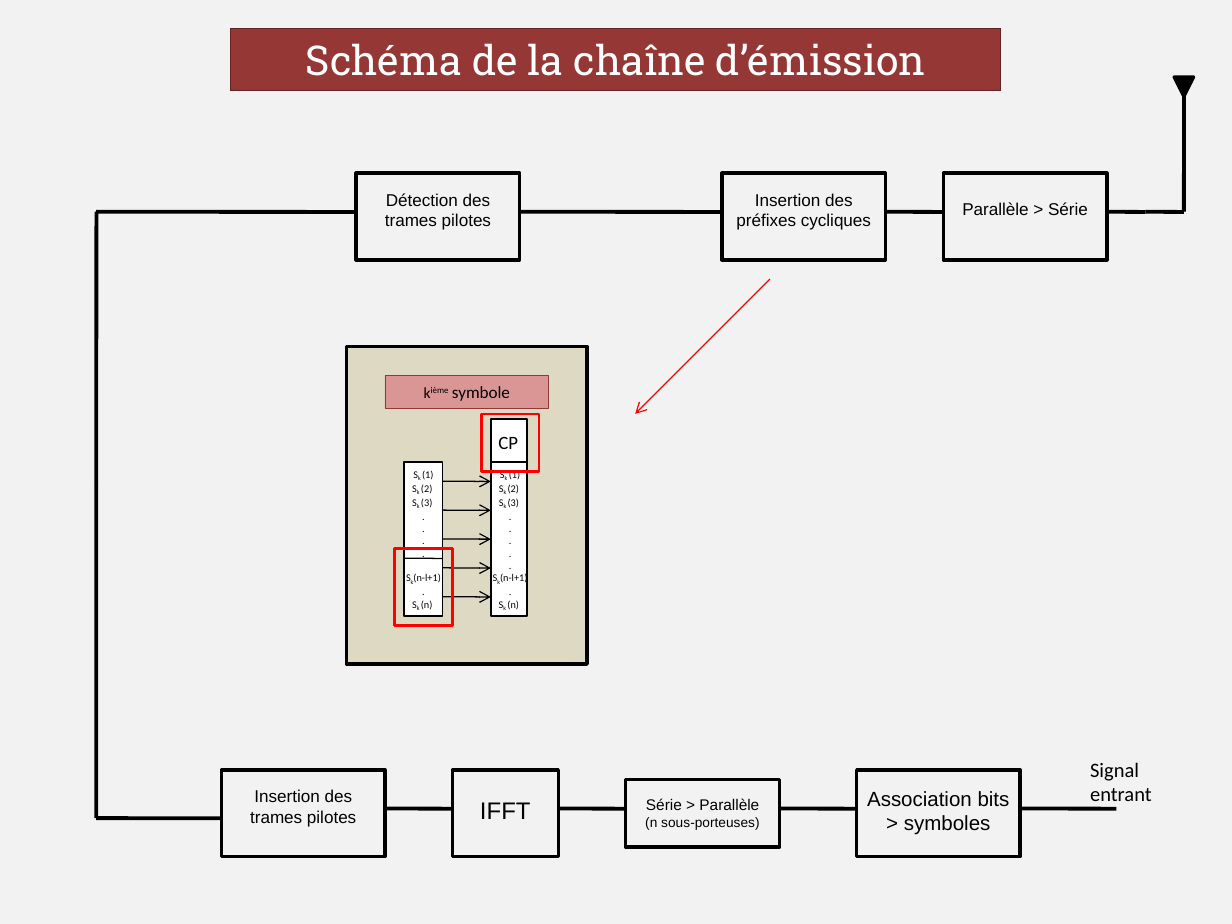
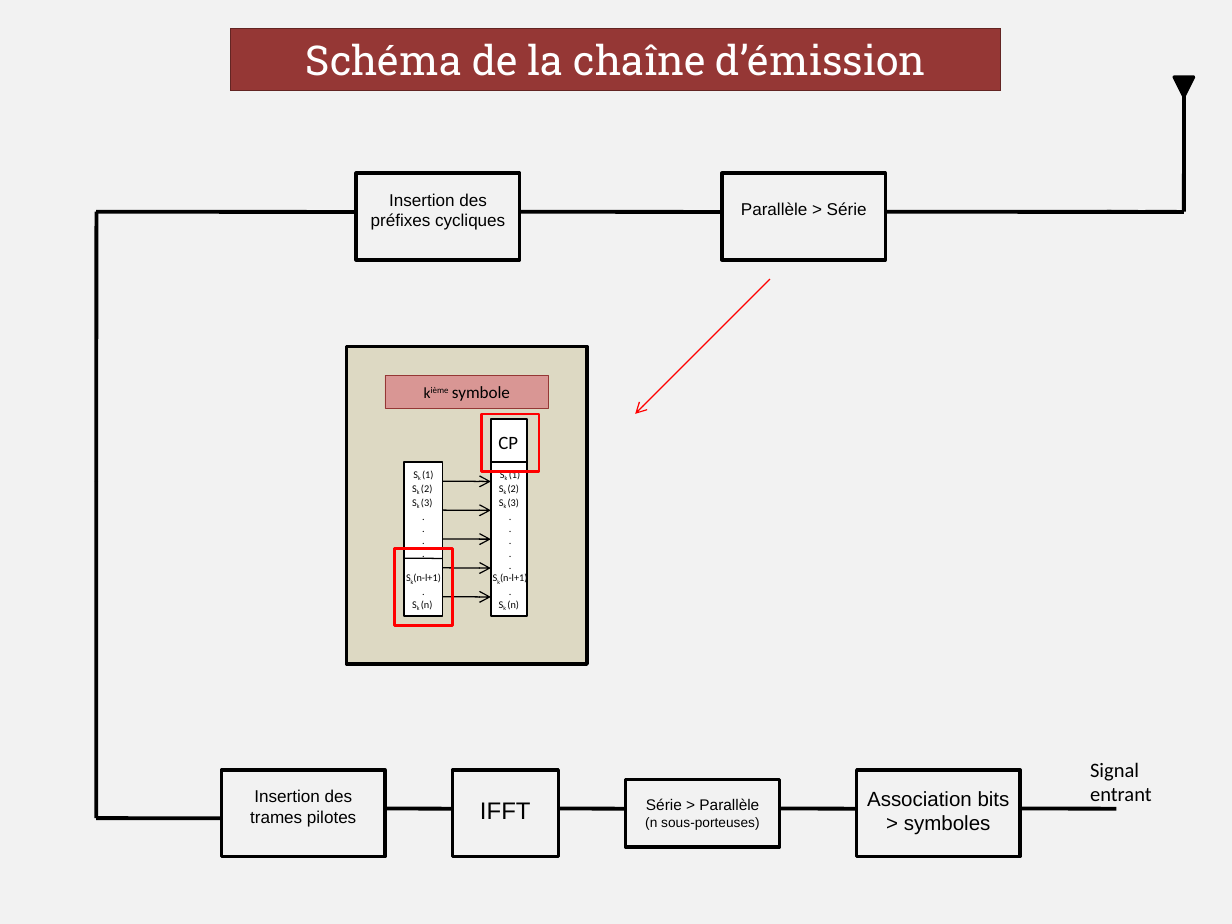
Before and after one commit to eponta/projet_th_S8, a slide deck: slide 1 of schema_emis.pptx. Drawn at 1232x924 pixels with LibreOffice and Linux fonts; fonts in the diff are those of the drawing. Boxes give left, top, right and bottom in pixels: in the first picture for what was removed or moved away, otherwise in the second. Text is boxed around its words. In the diff, an @@ line names an element or a change of style, - is before the commit and + after.

```diff
--- a/schema_emis.pptx
+++ b/schema_emis.pptx
@@ rectangle removed at bbox=[944, 174, 1108, 260] @@
@@ text "Insertion des préfixes cycliques": place and size @@
-text "Insertion des préfixes cycliques" at bbox=[736, 193, 871, 230]
+text "Insertion des préfixes cycliques" at bbox=[371, 193, 505, 230]
@@ text removed at bbox=[385, 193, 491, 230] @@
-Détection des trames pilotes
@@ text "Parallèle > Série": place and size @@
-text "Parallèle > Série" at bbox=[962, 202, 1088, 215]
+text "Parallèle > Série" at bbox=[741, 202, 867, 215]
@@ line moved from (886, 212) - (944, 212) to (886, 212) - (1164, 212) @@
```
Also in this commit, not shown: 2 other files.
